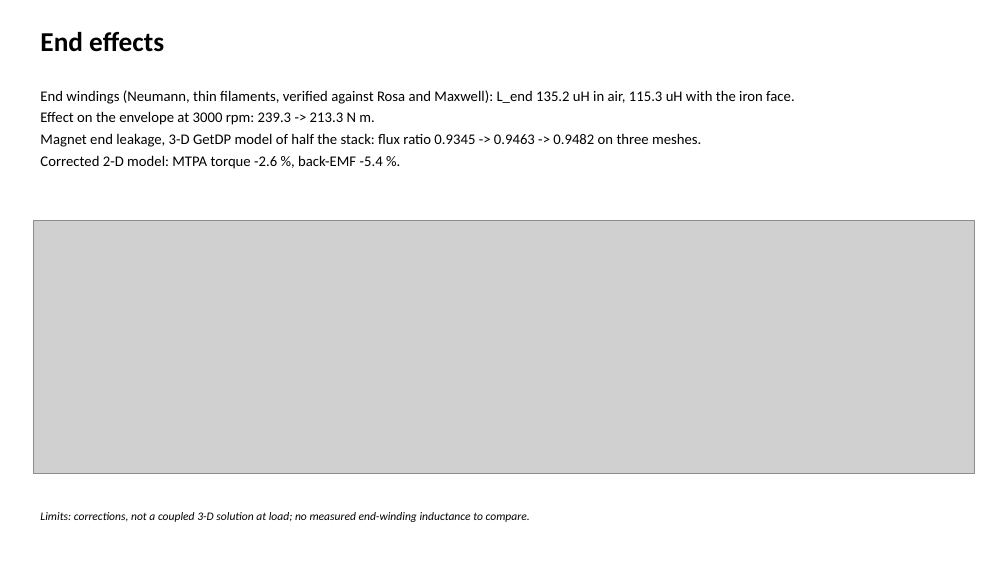
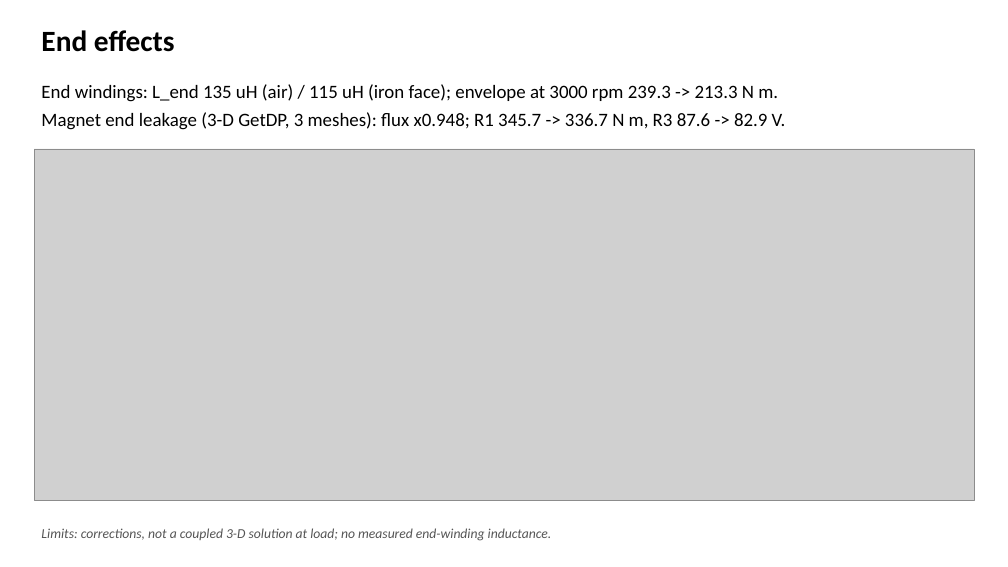
Before and after one commit to F123Dash/PINNeAPPle, a slide deck: slide 6 of examples/electrodynamics/results/18_emachine_slides.pptx (slide 5 before the commit). Drawn at 1008x567 pixels with LibreOffice and Linux fonts; fonts in the diff are those of the drawing; grey boxes stand for pictures. Boxes give left, top, right and bottom in pixels: in the first picture for what was removed or moved away, otherwise in the second. Text is boxed around its words. In the diff, an @@ line names an element or a change of style, - is before the commit and + after.

```diff
--- a/examples/electrodynamics/results/18_emachine_slides.pptx
+++ b/examples/electrodynamics/results/18_emachine_slides.pptx
@@ text "End effects" at (41,30,175,52): size 26 to 28 pt; more space between paragraphs @@
@@ text at (41,84,786,130): text changed; size 14 to 18 pt @@
-End windings (Neumann, thin filaments, verified against Rosa and Maxwell): L_end 135.2 uH in air, 115.3 uH with the iron face.
-Effect on the envelope at 3000 rpm: 239.3 -> 213.3 N m.
-Magnet end leakage, 3-D GetDP model of half the stack: flux ratio 0.9345 -> 0.9463 -> 0.9482 on three meshes.
-Corrected 2-D model: MTPA torque -2.6 %, back-EMF -5.4 %.
+End windings: L_end 135 uH (air) / 115 uH (iron face); envelope at 3000 rpm 239.3 -> 213.3 N m.
+Magnet end leakage (3-D GetDP, 3 meshes): flux x0.948; R1 345.7 -> 336.7 N m, R3 87.6 -> 82.9 V.
@@ picture: place and size @@
-picture at (33,221,975,474)
+picture at (34,149,974,501)
@@ text at (41,528,552,541): text changed; size 11 to 13 pt; text colour #000000 to #555555 @@
-Limits: corrections, not a coupled 3-D solution at load; no measured end-winding inductance to compare.
+Limits: corrections, not a coupled 3-D solution at load; no measured end-winding inductance.
```
Also in this commit, not shown: 8 other slides changed, 3 slides added, 2 slides removed, 3 other files.
